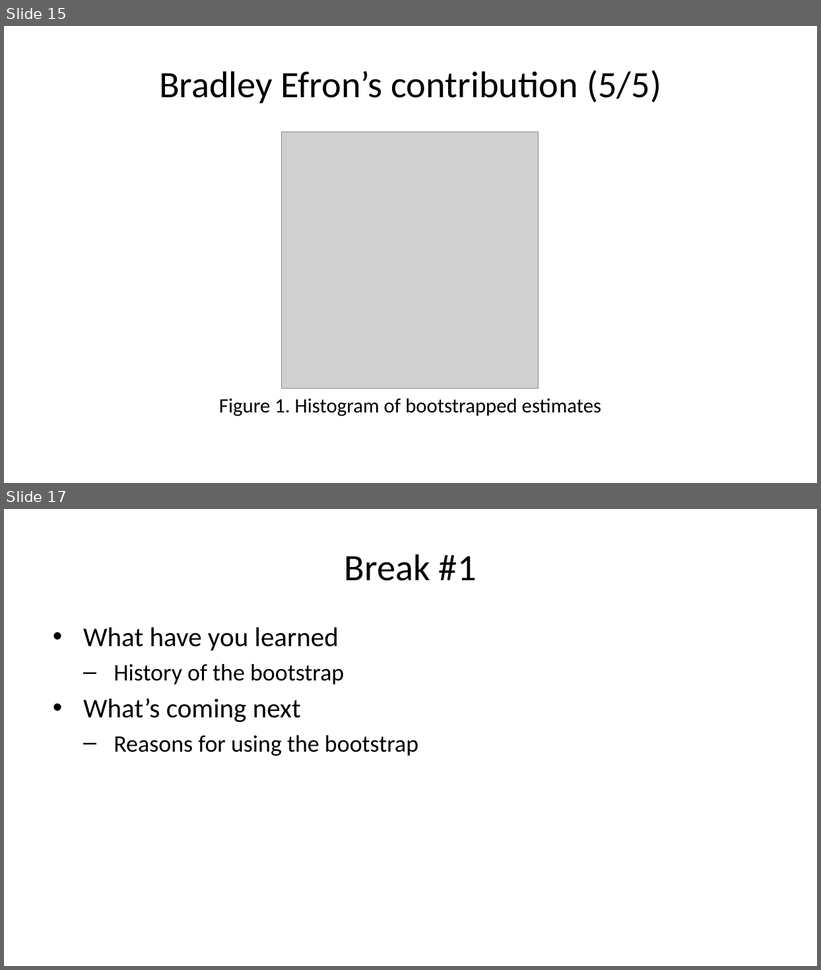
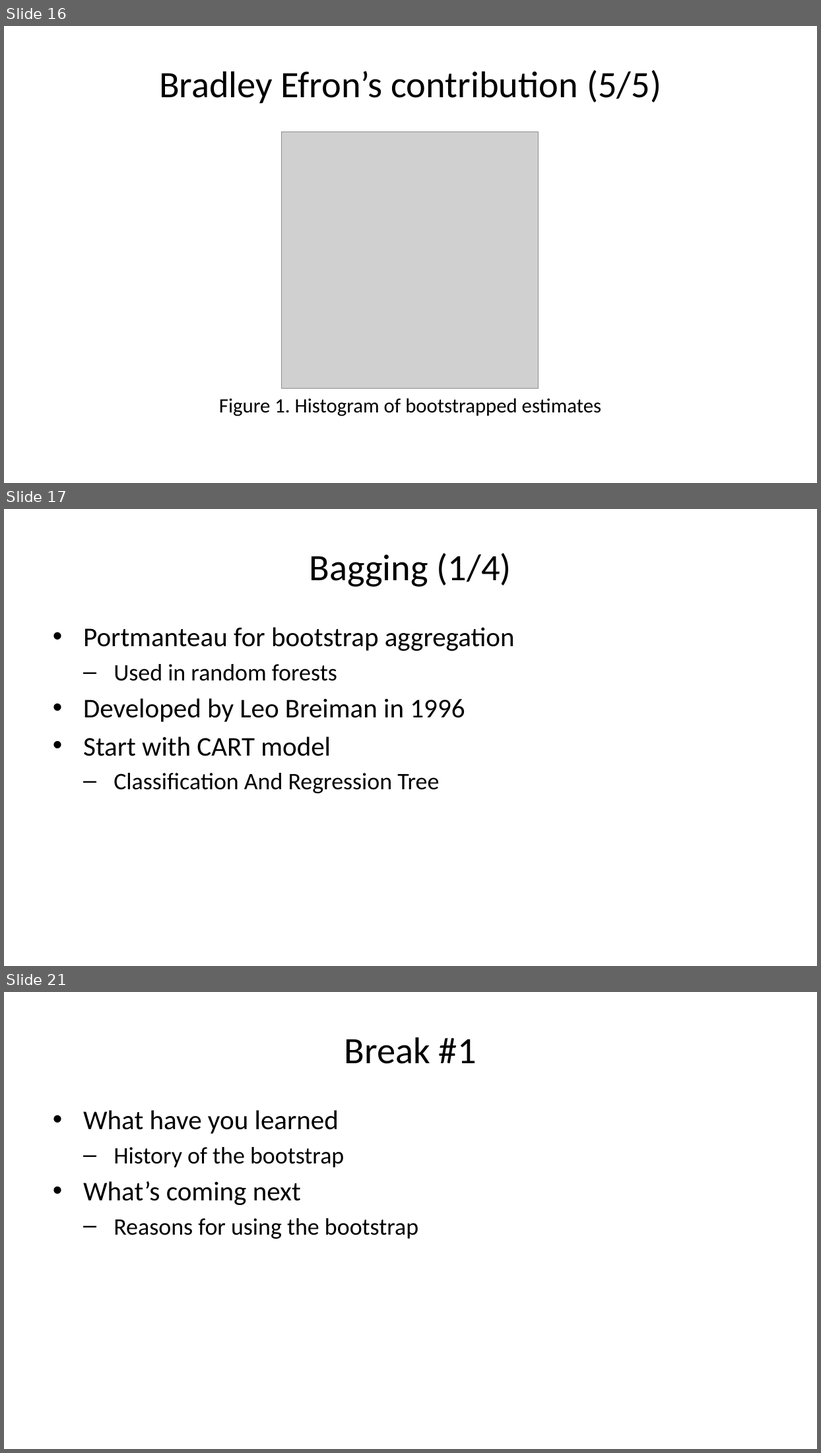
Before and after one commit to pmean/papers-and-presentations, a slide deck: bootstrap/src/bootstrap-slides.pptx. Shown one above the other, each under a label of ours: slides 15 and 17 before the commit, slides 16, 17 and 21 after it; the slides between them are not shown. The pictures are 821x970 and 821x1453 pixels, drawn with LibreOffice and Linux fonts; fonts in the diff are those of the drawing; grey boxes stand for pictures. Boxes give left, top, right and bottom in pixels: in the first picture for what was removed or moved away, otherwise in the second. Text is boxed around its words. In the diff, an @@ line names an element or a change of style, - is before the commit and + after.

```diff
--- a/bootstrap/src/bootstrap-slides.pptx
+++ b/bootstrap/src/bootstrap-slides.pptx
@@ slide 17 added at (4,509,817,966), background #FFFFFF @@
@@ title added at (310,553,512,587), 33 pt, text #000000 @@
+Bagging (1/4)
@@ text added at (83,627,515,793), 24 pt, text #000000 @@
+• Portmanteau for bootstrap aggregation
+  – Used in random forests
+• Developed by Leo Breiman in 1996
+• Start with CART model
+  – Classification And Regression Tree
@@ what was slide 15 is now slide 16 @@
@@ what was slide 17 is now slide 21 @@
```
Also in this commit, not shown: 4 slides changed, 3 other slides added, 1 other file.
